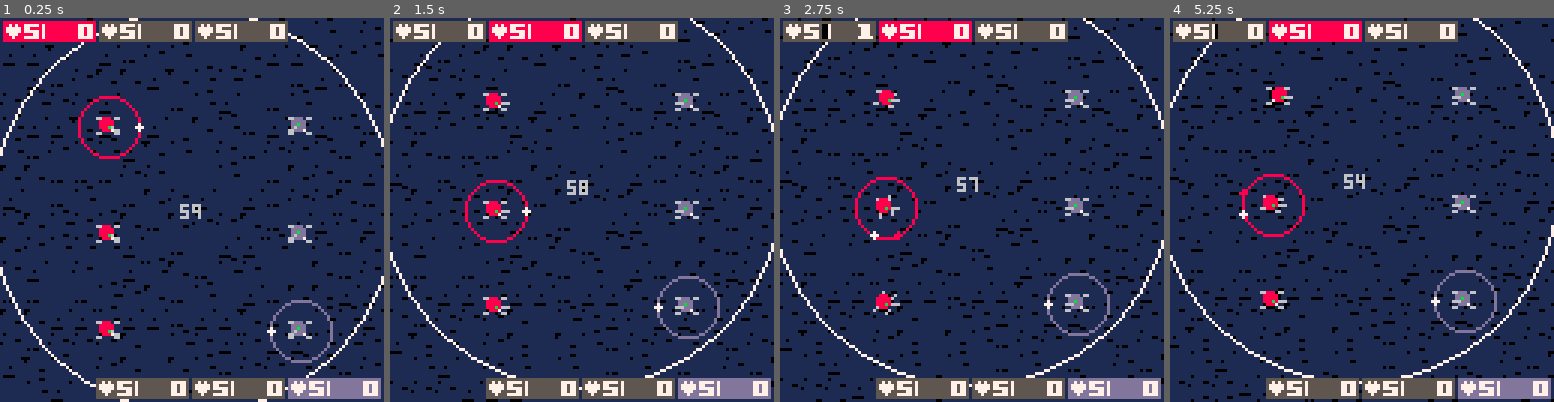
Above: before the commit, frames 1-4 (left to right).
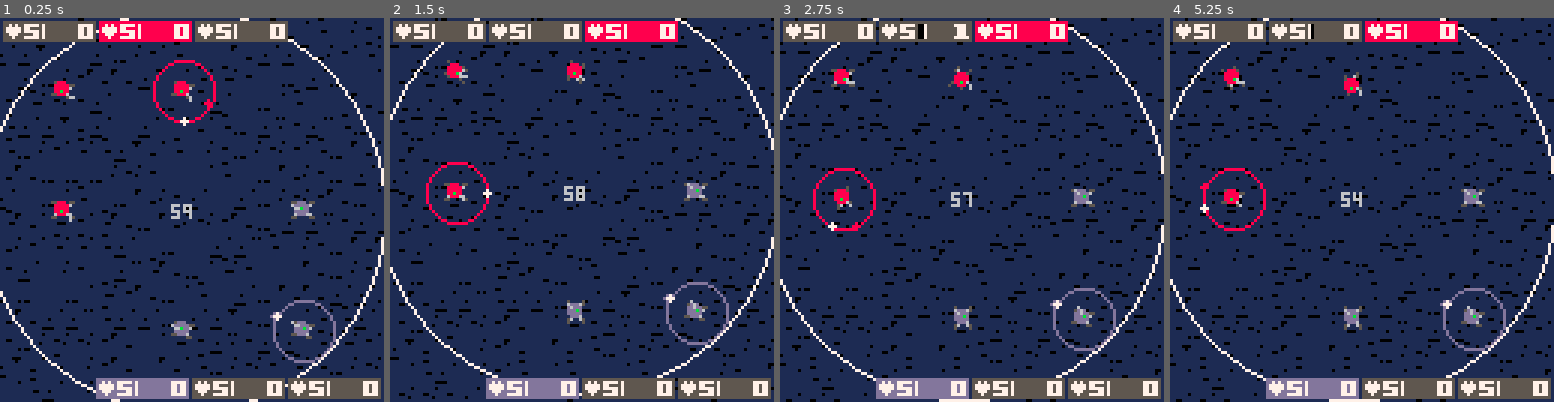
Above: after the commit, the same moments.

Repository: catnipped/pico1
Game: PICO-8 cartridge pico1.p8
The game is run twice, just before and just after one commit, with the same random seed, the same clock (stepped at 60 frames per second) and the same inputs.
Inputs:
- Up to frame 1 (0.25 s): no input
- Up to frame 2 (1.5 s): tap X (X key) at 0.33, 1.07 s; tap O (Z key) at 0.7 s
- Up to frame 3 (2.75 s): hold Right 1.6-2.1 s; tap O (Z key) at 1.7, 2.1, 2.5 s; tap X (X key) at 1.85 s; hold Up 2.15-2.42 s; hold Right from 2.47 s (still down)
- Up to frame 4 (5.25 s): tap O (Z key) every 0.4 s from 2.9 to 4.9 s; tap X (X key) at 2.97, 4.08, 5.2 s; release Right at 3.03 s; hold Left 3.08-3.58 s; hold Down 3.63-3.97 s; hold Right 4.02-4.68 s; hold Up 4.73-5.03 s; hold Left from 5.08 s (still down)

The runs differ from the first frame. In frame 1, 19% of the frame differs, in the area x 0-100%, y 0-100%; in frame 2, 19%; in frame 3, 20%; in frame 4, 20%.

Commit message:
lots of polish and feedback

Diff:
--- a/pico1.p8
+++ b/pico1.p8
@@ -48,6 +48,7 @@
   car[nr].attack_counter = 0
   car[nr].target = 1
   car[nr].damaged = false
+  car[nr].damagedcounter = 0
   if plr.nr == 1 then
     car[nr].rot = 0.75
     car[nr].dir = 0.75
@@ -60,7 +61,7 @@
   car[nr].clr = plr.clr
   car[nr].active = false
   car[nr].nr = nr
-  car[nr].hitbox = 3
+  car[nr].hitbox = 4
   car[nr].timer = 0
   car[nr].rotspeed = 0.01
   car[nr].tracks_left_x = {}
@@ -86,7 +88,9 @@
   else
     spr(15,p.x-4,p.y-4)
   end
-  circfill(p.x-0.5,p.y-0.5,2,p.clr)
+
+  circfill(p.x-0.5,p.y-0.5,2,p.clr) --body
+
   --status light
   if p.dead == true then
     circfill(p.x+1*sin(p.turret+0.15),p.y+1*cos(p.turret+0.15),0,0)
@@ -95,18 +99,36 @@
   else
     circfill(p.x+1*sin(p.turret+0.15),p.y+1*cos(p.turret+0.15),0,11)
   end
-  line(p.x+2*sin(p.turret),p.y+2*cos(p.turret),p.x+4*sin(p.turret),p.y+4*cos(p.turret),6)
-  if p.hit == true then
-    circfill(p.x+4*sin(p.turret),p.y+4*cos(p.turret),1,10)
-  end
+  --damage
+  if p.damaged == true then
+    circfill(p.x-3+rnd(3),p.y-3+rnd(3),2,7)
+  end
+
+  --turret
+  if p.hit == false then
+    -- circfill(p.x+4*sin(p.turret),p.y+4*cos(p.turret),1,10)
+    line(p.x+2*sin(p.turret),p.y+2*cos(p.turret),p.x+4*sin(p.turret),p.y+4*cos(p.turret),6)
+  else
+    line(p.x+2*sin(p.turret),p.y+2*cos(p.turret),p.x+6*sin(p.turret),p.y+6*cos(p.turret),7)
+  end
+
+  --gui
   if p.active == true then
-    circ(p.x+p.attack_offset.x,p.y+p.attack_offset.y,10+flr(p.vel),p.clr)
-    if p.dead == false then
+    if p.dead == false then --circle
+      if p.vel > 0 then
+        circ(p.x+p.attack_offset.x,p.y+p.attack_offset.y,10+flr(p.vel),p.clr)
+      else
+        circ(p.x+p.attack_offset.x,p.y+p.attack_offset.y,10,p.clr)
+      end
+    else
+      circ(p.x,p.y,10,7)
+    end
+    if p.dead == false then --reticule
     circfill(p.x+10*sin(p.rot),p.y+10*cos(p.rot),1,p.clr)
     circfill(p.x+10*sin(p.dir),p.y+10*cos(p.dir),1,7)
-    elseif p.dead == true then
-      line(p.x-(5+flr(p.vel)),p.y-(5+flr(p.vel)),p.x+(5+flr(p.vel)),p.y+(5+flr(p.vel)),7)
-      line(p.x+(5+flr(p.vel)),p.y-(5+flr(p.vel)),p.x-(5+flr(p.vel)),p.y+(5+flr(p.vel)),7)
+    elseif p.dead == true then --cross if dead
+      line(p.x-7,p.y-7,p.x+7,p.y+7,7)
+      line(p.x+7,p.y-7,p.x-7,p.y+7,7)
     end
   end
 end
@@ -165,8 +186,13 @@
 
 function health(c)
   if c.damaged == true then
-    c.hp -= 0.08
-    c.damaged = false
+    if c.damagedcounter == 0 then c.hp -= 0.1 end
+
+    c.damagedcounter += 1
+    if c.damagedcounter > 1 then
+      c.damaged = false
+      c.damagedcounter = 0
+    end
   end
 end
 
@@ -183,12 +209,7 @@
 
     if collide == true then
       if c.timer == 0 then
-        -- if atan2(car[a].x-c.x,car[a].y-c.y) < 0.5 then
-        --   c.rot += 0.2
-        --
-        -- else
-        --   c.rot -= 0.2
-        -- end
+        c.rot += rnd(1)/2
         c.vel -= 1
       end
     end
@@ -202,6 +223,14 @@
     end
   end
 
+end
+
+function death_anim(c)
+  if c.death_counter <= 15 then
+    circfill(c.x,c.y,c.death_counter,10)
+    circfill(c.x,c.y,15 - c.death_counter*0.7,7)
+    c.death_counter += 1
+  end
 end
 
 function turret(c,a,b)
@@ -392,14 +421,19 @@
   --speed
   local throttle = x+13+c.throt*2
   local velocity = x+13+flr(c.vel*2)
+  if velocity < 0 then velocity = 0 end
   rectfill(x+13,y+1,velocity,y+box.height-1,0)
   line(throttle,y+1,throttle,y+box.height-1,7)
   spr(69+c.throt,x+box.width-5,y+1)
   --health
+  if c.damaged == true then pal(7,0) end
   spr(68,x+1,y+1) spr(69+c.hp,x+7,y+1)
+  pal()
   --special status
   if c.status == "danger" and c.dead == false then
+    pal(7,10)
     spr(80,x,y+status_position,4,1)
+    pal()
   elseif c.status == "auto" and c.dead == false then
     spr(64,x,y+status_position,4,1)
   end
@@ -450,15 +484,28 @@
     carspawn(x,p2)
   end
 
-  car[1].y = 36
-  car[2].y = 72
-  car[3].y = 104
-  car[4].y = 36
-  car[5].y = 72
-  car[6].y = 104
-
-  car[1].active = true
-  car[6].active = true
+  car[1].x = center.x -40
+  car[1].y = center.y -40
+  car[1].dir = -0.125
+  car[2].x = center.x
+  car[2].y = center.y -40
+  car[2].dir = 0
+  car[3].x = center.x -40
+  car[3].y = center.y
+  car[3].dir = -0.25
+
+  car[4].x = center.x +40
+  car[4].y = center.y +40
+  car[4].dir = -0.675
+  car[5].x = center.x
+  car[5].y = center.y +40
+  car[5].dir = 0.5
+  car[6].x = center.x +40
+  car[6].y = center.y
+  car[6].dir = 0.25
+
+  car[2].active = true
+  car[4].active = true
 
 
   --
@@ -528,7 +575,7 @@
     car[x].status = "happy"
     if car[x].hp < 1 then
       if car[x].dead == false then
-        freeze = 30
+        freeze = 20
         if car[x].active and x > 0 and x < 4 then
           switch(p1)
         end
@@ -563,13 +610,6 @@
   p2.deathcount = 0
 end
 
-function death_anim(c)
-  if c.death_counter <= 15 then
-    circfill(c.x,c.y,c.death_counter,10)
-    circfill(c.x,c.y,15 - c.death_counter*0.7,7)
-    c.death_counter += 1
-  end
-end
 
 function _draw()
   cls()
@@ -617,14 +657,14 @@
 end
 
 __gfx__
-00000000111111111111111111111111111111111111111111111001000000000000000000000000060000000000600000000600060000600600006006060000
-00000000111111110011111111111110101111111111111110111111660000666600006606600000006000006000060006000600060000600600006050000050
-00000000111111110111111111111111111111111111111111111111007007000070070000070066000700600600700006007000007007000070070000700700
-00000000111111111111111111111111111110011111111111111111000770000007700000077700000777060077700000777000000770000007700060077056
-00000000111111111111111111101111011111111111111111111100000770000007700000777000607770000007770000077700000770000007700005077000
-00000000111111111111100111111111111111111111111111111111007007000070070066007000060070000007006000070060007007000070070000700706
-00000000111111111111111111111111111111111010011111111111660000666600006600000660000006000060000600600060060000600600006050000000
-00000000111111111111111110000111111111111111111111111111000000000000000000000000000000600006000000600000060000600600006006005060
+00000000111111111111111111111111111111111111111111111001000000000000000000000000050000000000500000000500050000500500005006050000
+00000000111111110011111111111110101111111111111110111111550000555500005505500000005000005000650005006500056006500560065050000050
+00000000111111110111111111111111111111111111111111111111066006600660066000660055006600500560600005606000006006000060060000600600
+00000000111111111111111111111111111110011111111111111111000770000007700000077660000776650067700000677000000770000007700060077056
+00000000111111111111111111101111011111111111111111111100000770000007700006677000566770000007760000077600000770000007700005077000
+00000000111111111111100111111111111111111111111111111111066006600660066055006600050066000006065000060650006006000060060000600605
+00000000111111111111111111111111111111111010011111111111550000555500005500000550000005000056000500560050056006500560065050000000
+00000000111111111111111110000111111111111111111111111111000000000000000000000000000000500005000000500000050000500500005006005060
 50005000000000000000000000000000000000000000000000000000000000000000000000000000000000000000000000000000000000000000000000000000
 05000500000000000000000000000000000000000000000000000000000000000000000000000000000000000000000000000000000000000000000000000000
 00500050000000000000000000000000000000000000000000000000000000000000000000000000000000000000000000000000000000000000000000000000
Not shown, changed: todo.md
